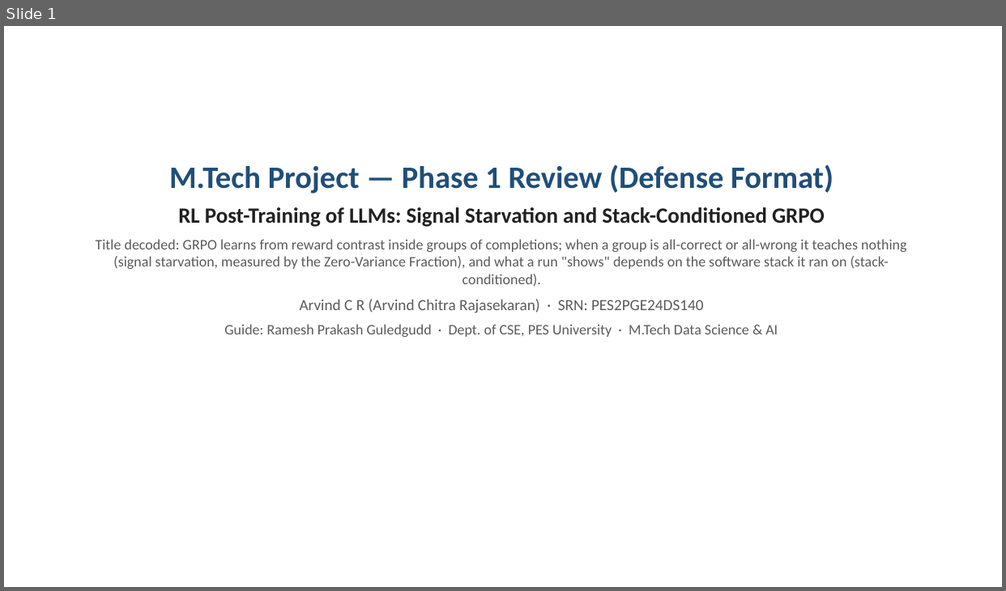
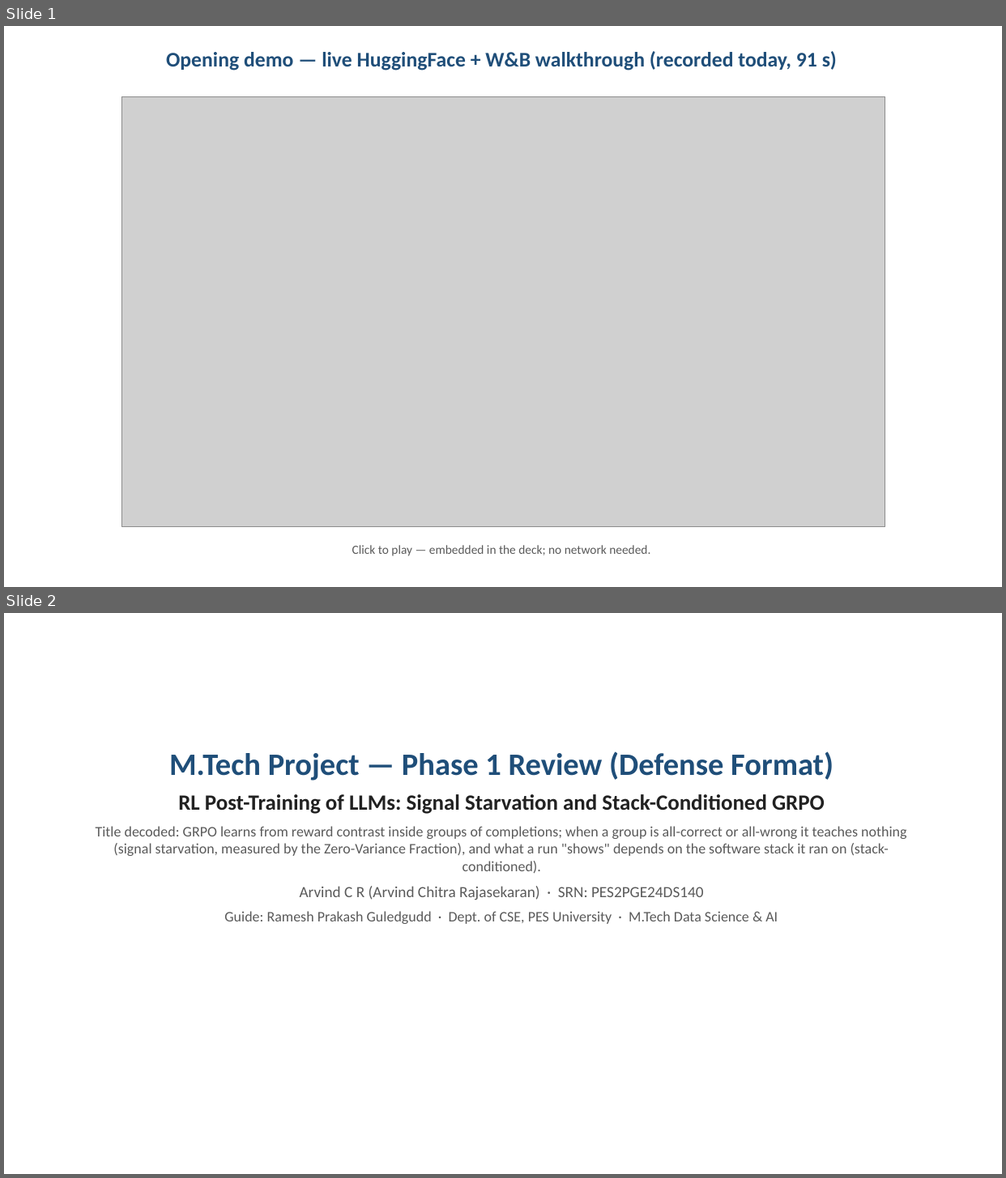
Before and after one commit to arvindcr4/tinker-rl-lab, a slide deck: outputs/PESU_MTech_Phase1_Session1_Review_ArvindCR.pptx. Shown one above the other, each under a label of ours: slide 1 before the commit, slides 1 and 2 after it. The pictures are 1006x591 and 1006x1178 pixels, drawn with LibreOffice and Linux fonts; fonts in the diff are those of the drawing; grey boxes stand for pictures. Boxes give left, top, right and bottom in pixels: in the first picture for what was removed or moved away, otherwise in the second. Text is boxed around its words. In the diff, an @@ line names an element or a change of style, - is before the commit and + after.

```diff
--- a/outputs/PESU_MTech_Phase1_Session1_Review_ArvindCR.pptx
+++ b/outputs/PESU_MTech_Phase1_Session1_Review_ArvindCR.pptx
@@ slide 1 added at (x1=4, y1=26, x2=1002, y2=587), background #FFFFFF @@
@@ text added at (x1=166, y1=51, x2=837, y2=71), 20 pt, text #1F4E79, bold @@
+Opening demo — live HuggingFace + W&B walkthrough (recorded today, 91 s)
@@ picture added at (x1=121, y1=97, x2=885, y2=527) @@
@@ text added at (x1=352, y1=545, x2=650, y2=557), 12 pt, text #5A5A5A @@
+Click to play — embedded in the deck; no network needed.
@@ what was slide 1 is now slide 2 @@
```
Also in this commit, not shown: 4 other files.
